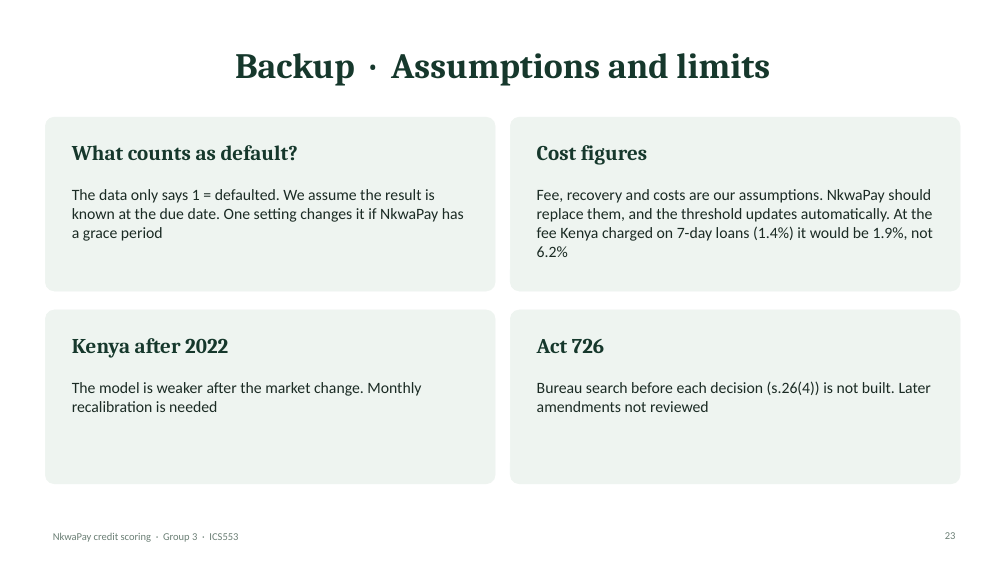
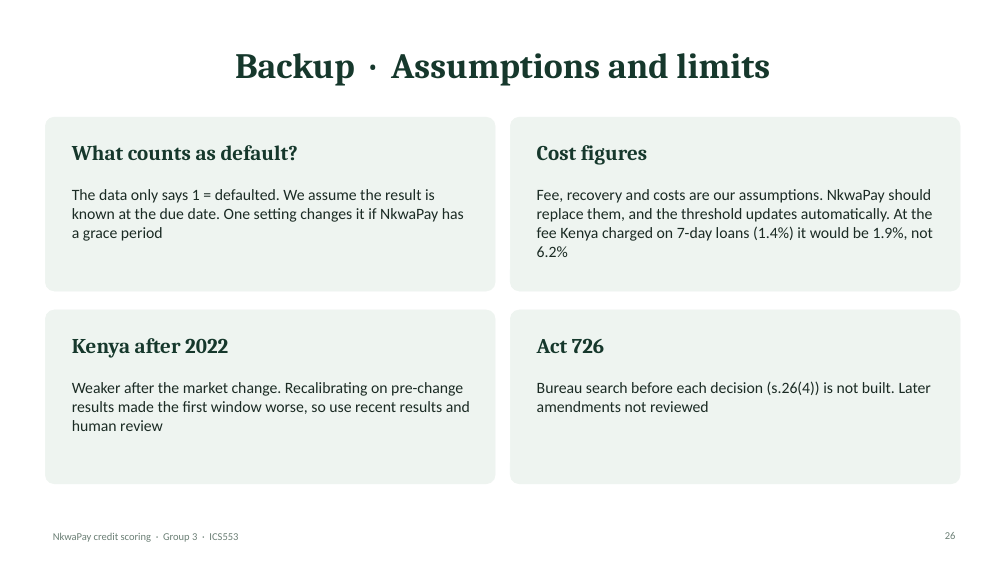
Before and after one commit to ASU-MICS-2028/mle-group-3-prosit-2, a slide deck: slide 26 of slides/NkwaPay_Debrief_Simple.pptx (slide 23 before the commit). Drawn at 1008x567 pixels with LibreOffice and Linux fonts; fonts in the diff are those of the drawing. Boxes give left, top, right and bottom in pixels: in the first picture for what was removed or moved away, otherwise in the second. Text is boxed around its words. In the diff, an @@ line names an element or a change of style, - is before the commit and + after.

```diff
--- a/slides/NkwaPay_Debrief_Simple.pptx
+++ b/slides/NkwaPay_Debrief_Simple.pptx
@@ text at box(72, 382, 470, 431): text changed @@
-The model is weaker after the market change. Monthly recalibration is needed
+Weaker after the market change. Recalibrating on pre-change results made the first window worse, so use recent results and human review
```
Also in this commit, not shown: 4 other slides changed, 3 slides added, 2 other files.
